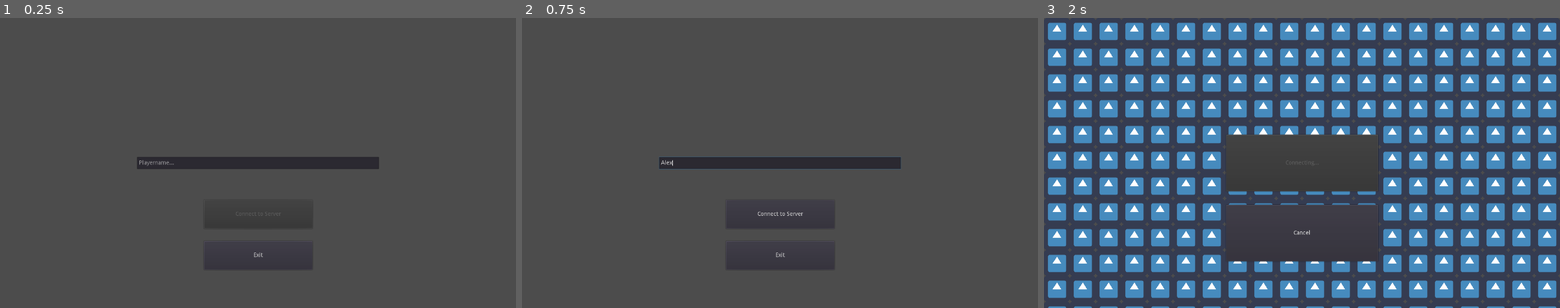
Above: before the commit, frames 1-3 (left to right).
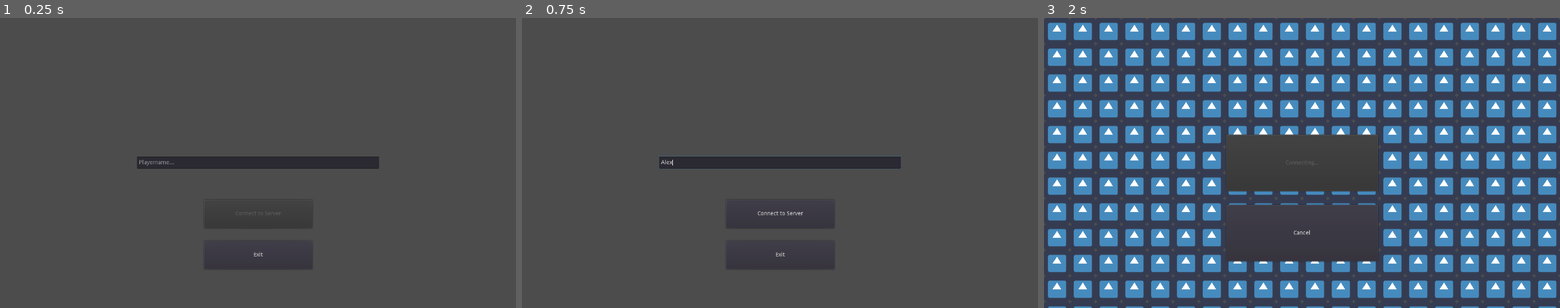
Above: after the commit, the same moments.

Repository: jacob-vkd/GameMaster
Game: Godot game, scene res://Scenes/Matchmaking/Menu/Menu.tscn
The game is run twice, just before and just after one commit, with the same random seed, the same clock (stepped at 60 frames per second) and the same inputs. The engine's default icon, where the game draws it, is replaced by a stand-in: a white triangle on a blue panel in a dark square.
Inputs (mouse positions are in pixels of both pictures, inside the frame that each line leads up to):
- Up to frame 1 (0.25 s): no input
- Up to frame 2 (0.75 s): click (780, 163) at 0.52 s; type "Alex" at 0.6 s
- Up to frame 3 (2 s): click "Connect to Server" at 1.25 s

The runs differ from the first frame. In frame 1, 0.1% of the frame differs, in the area x 26-74%, y 47-83%; in frame 2, 0.3%; in frame 3, nothing differs.

Commit message:
[IMP] Multiplayer syn now implemented

Diff:
--- a/Scenes/Matchmaking/Game/Game_manager.gd
+++ b/Scenes/Matchmaking/Game/Game_manager.gd
@@ -2,6 +2,7 @@
 
 var _other_players = []
 var player = load("res://assets/tools/Pump3.tscn")
+var x_location = 0.0
 
 func _ready():
 	_other_players = NetworkingSync._player_in_same_game_room_list.duplicate()
@@ -12,9 +13,10 @@
 
 	if Player.is_host():
 		init_game_state()
-	instance_player(Player.get_player_id())
+	instance_player(Player.get_player_id(), x_location)
 	for p in _other_players:
-		instance_player(p[0])
+		x_location += 5.0
+		instance_player(p[0], x_location)
 	NetworkingSync.send_ready_signal()
 
 func init_game():
@@ -29,7 +31,7 @@
 	yield(NetworkingSync, "all_ready")
 	print("Yea!, all ready")
 
-func instance_player(id):
-	var player_instance = Global.instance_node_at_location(player, Players, Vector3(0.0,0.0,0.0))
+func instance_player(id, x_location):
+	var player_instance = Global.instance_node_at_location(player, Players, Vector3(x_location,0.0,0.0))
 	player_instance.name = str(id)
 	player_instance.set_network_master(id)
--- a/Scenes/Matchmaking/Menu/Menu.tscn
+++ b/Scenes/Matchmaking/Menu/Menu.tscn
@@ -8,9 +8,8 @@
 [node name="GUI" type="Control" parent="."]
 anchor_right = 1.0
 anchor_bottom = 1.0
-__meta__ = {
-"_edit_use_anchors_": false
-}
+margin_top = -1.0
+margin_bottom = -1.0
 
 [node name="Start_button" type="Button" parent="GUI"]
 anchor_left = 0.5
--- a/Scenes/Matchmaking/Player/Player.gd
+++ b/Scenes/Matchmaking/Player/Player.gd
@@ -4,6 +4,7 @@
 var _player_name
 var _game_id
 var _is_host
+var player_state
 
 func set_player_name(player_name):
 	_player_name = player_name
--- a/assets/tools/Pump3.gd
+++ b/assets/tools/Pump3.gd
@@ -2,7 +2,10 @@
 
 onready var animationtree = get_node("AnimationTree")
 onready var state_machine = animationtree.get("parameters/playback")
-puppet var current setget puppet_position_set
+onready var ballon = get_node("bicyclePump/redballon")
+var current
+var player_state
+
 
 #puppet var puppet_position = Vector3(0.0,0.0,0.0) setget puppet_position_set
 
@@ -11,11 +14,10 @@
 func _physics_process(delta):
 	if is_network_master():
 		get_input()
-
+	definePlayerState()
 
 func get_input():
 	current = state_machine.get_current_node()
-	var ballon = get_node("bicyclePump/redballon")
 	if ballon.visible:
 		if Input.is_action_just_pressed("ui_up"):
 			#if pump is on half and up was pressed
@@ -46,12 +48,21 @@
 			ballon.scale *=1.04
 			return
 
+func definePlayerState():
+	if current:
+		player_state = {"T": OS.get_system_time_msecs(), "S": current, "ID": Player.get_player_id(), "B": ballon.get_scale()}
+		rpc_id(0, "state_recieved", player_state)
 
+remote func state_recieved(player_state):
+	print(player_state)
+	change_player_state(player_state)
 
-func puppet_position_set(new_value):
-	current = new_value
-	print("New Value: " + current)
+func change_player_state(player_state):
+	var players = get_tree().multiplayer.get_network_connected_peers()
+	var path = str(players[1])
+	var player_node = get_tree().get_root().get_node("/root/Players/"+path)
+	print("player_state B")
+	print(player_state["B"])
 
-func _on_Network_tick_rate_timeout():
-	if is_network_master():
-		rset_unreliable("current", current)
+	player_node.state_machine.travel(player_state["S"])
+	player_node.ballon.scale = player_state["B"]
--- a/balloonGame.gd
+++ b/balloonGame.gd
@@ -12,5 +12,5 @@
 
 
 # Called every frame. 'delta' is the elapsed time since the previous frame.
-#func _process(delta):
-#	pass
+func _process(delta):
+	pass
--- a/balloonGame.tscn
+++ b/balloonGame.tscn
@@ -22,7 +22,7 @@
 environment = SubResource( 1 )
 
 [node name="Plane" type="MeshInstance" parent="."]
-transform = Transform( 7.02294, 0, 0.0133161, 0, 0.536, 0, -0.0294178, 0, 3.17897, -0.046, 0, -0.272 )
+transform = Transform( 7.02294, 0, 0.0133161, 0, 0.536, 0, -0.0294178, 0, 3.17897, -0.046, -0.882599, -0.272 )
 mesh = SubResource( 2 )
 material/0 = ExtResource( 5 )
 
Not shown, added: server/docker-compose.yaml
Not shown, added: server/dockerfile
